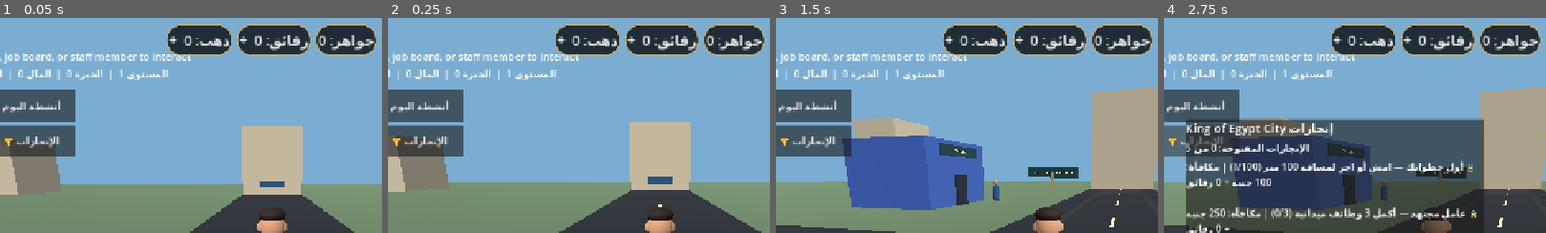
Above: before the commit, frames 1-4 (left to right).
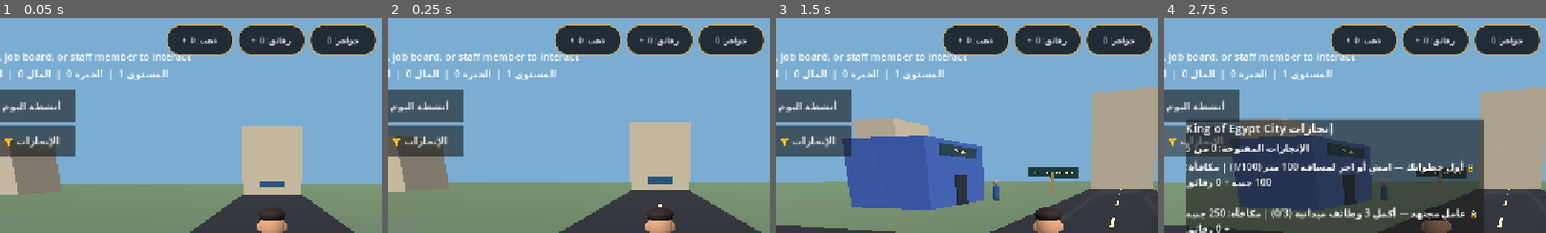
Above: after the commit, the same moments.

Repository: gamalalaraby1988-dotcom/King-Egypt-
Game: Godot game, scene res://scenes/main.tscn
Same seed, same stepped clock (60 frames per second), same inputs: the game is played once before the commit and once after it.
Inputs (mouse positions are % of the whole screen's width and height, from its top left):
- Up to frame 1 (0.05 s): no input
- Up to frame 2 (0.25 s): no input
- Up to frame 3 (1.5 s): tap Enter at 0.5 s; move the mouse to (72, 45) at 0.52 s; hold D (move_right) 0.53-1.25 s; hold Shift (sprint) 0.53-1.25 s; click (72, 45) at 0.67 s; drag from (30, 55) to (45, 70) at 1.27 s
- Up to frame 4 (2.75 s): click "الإنجازات 🏆" at 2 s
The pictures show only the part of the screen within x 14-64%, y 0-50%; the shares and areas given below are measured in that part.

The runs differ from the first frame. In frame 1, 2.2% of the frame differs, in the area x 44-98%, y 2-18%; in frame 2, 2.2%; in frame 3, 2.2%; in frame 4, 2.2%.

Commit message:
Keep wallet balance labels readable in compact HUD

Diff:
--- a/scripts/city_hud.gd
+++ b/scripts/city_hud.gd
@@ -205,8 +205,8 @@
 	var button := Button.new()
 	button.text = str(icons.get(section, "•"))
 	button.tooltip_text = caption
-	button.custom_minimum_size = Vector2(46, 46)
-	button.add_theme_font_size_override("font_size", 23)
+	button.custom_minimum_size = Vector2(112, 46) if section == "wallet" else Vector2(46, 46)
+	button.add_theme_font_size_override("font_size", 13 if section == "wallet" else 23)
 	var style := StyleBoxFlat.new()
 	style.bg_color = Color(0.025, 0.035, 0.045, 0.78)
 	style.border_color = Color(0.82, 0.67, 0.36, 0.96)
